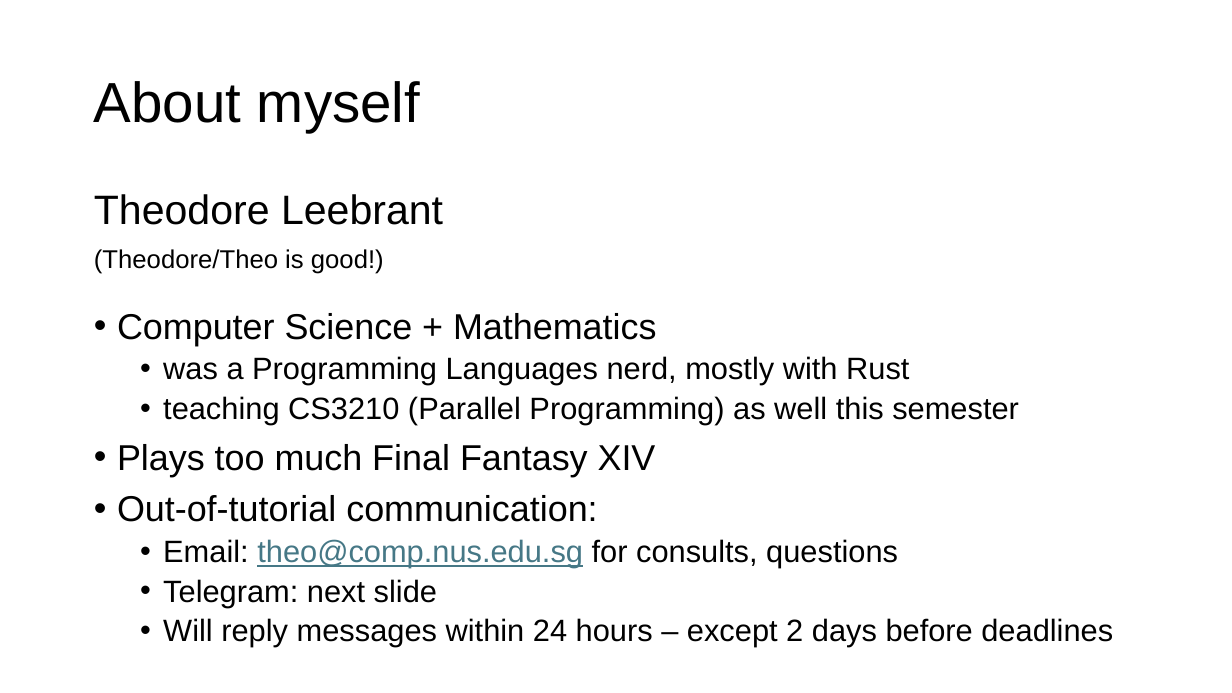
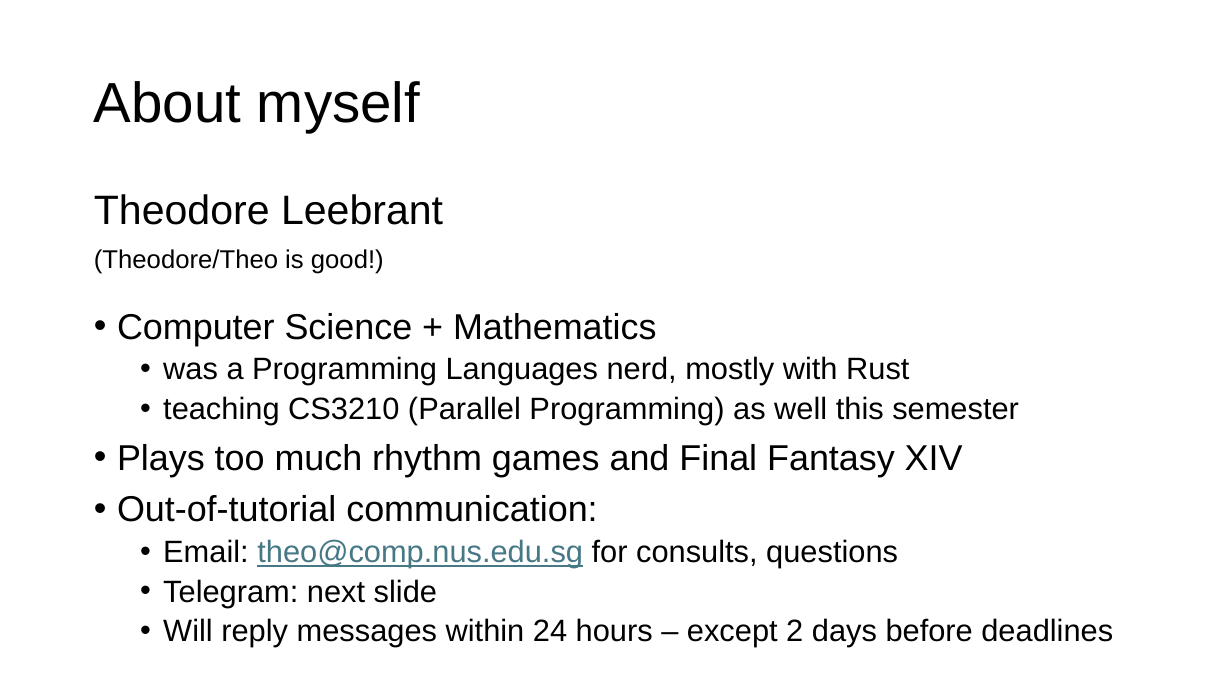
Before and after one commit to theodoreleebrant/TA-2425S1, a slide deck: slide 2 of CS2100/CS2100 Tutorial 1.pptx. Drawn at 1232x693 pixels with LibreOffice and Linux fonts; fonts in the diff are those of the drawing. Boxes give left, top, right and bottom in pixels: in the first picture for what was removed or moved away, otherwise in the second. Text is boxed around its words. In the diff, an @@ line names an element or a change of style, - is before the commit and + after.

```diff
--- a/CS2100/CS2100 Tutorial 1.pptx
+++ b/CS2100/CS2100 Tutorial 1.pptx
@@ text at (117, 444, 963, 477): text changed @@
-• Plays too much Final Fantasy XIV
+• Plays too much rhythm games and Final Fantasy XIV
```
Also in this commit, not shown: 3 other slides changed, 7 slides removed, 3 other files.
